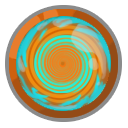
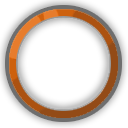
The second 128x128 image is a revision of the first. Changes to its layers:
painted on "layer0" over <box>0,0,128,128</box>
hid "layer5" over <box>39,40,86,86</box>
hid "layer4" over <box>29,30,97,97</box>
hid "layer3" over <box>8,7,118,119</box>
hid "layer2" over <box>19,20,107,107</box>
hid "layer1" over <box>12,12,115,115</box>
